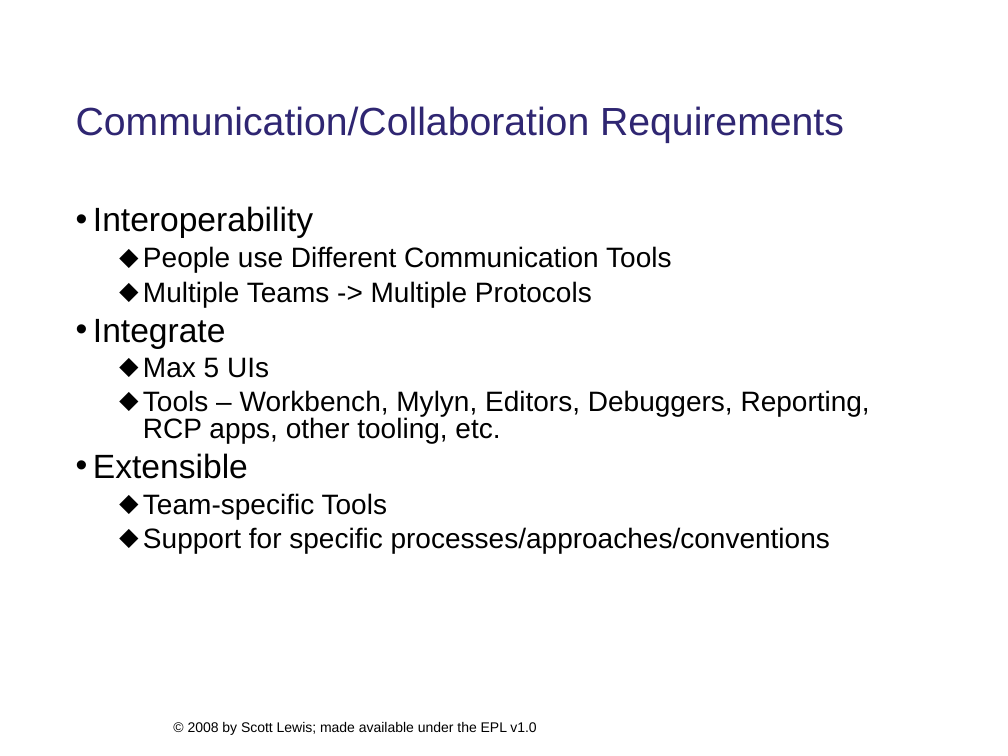
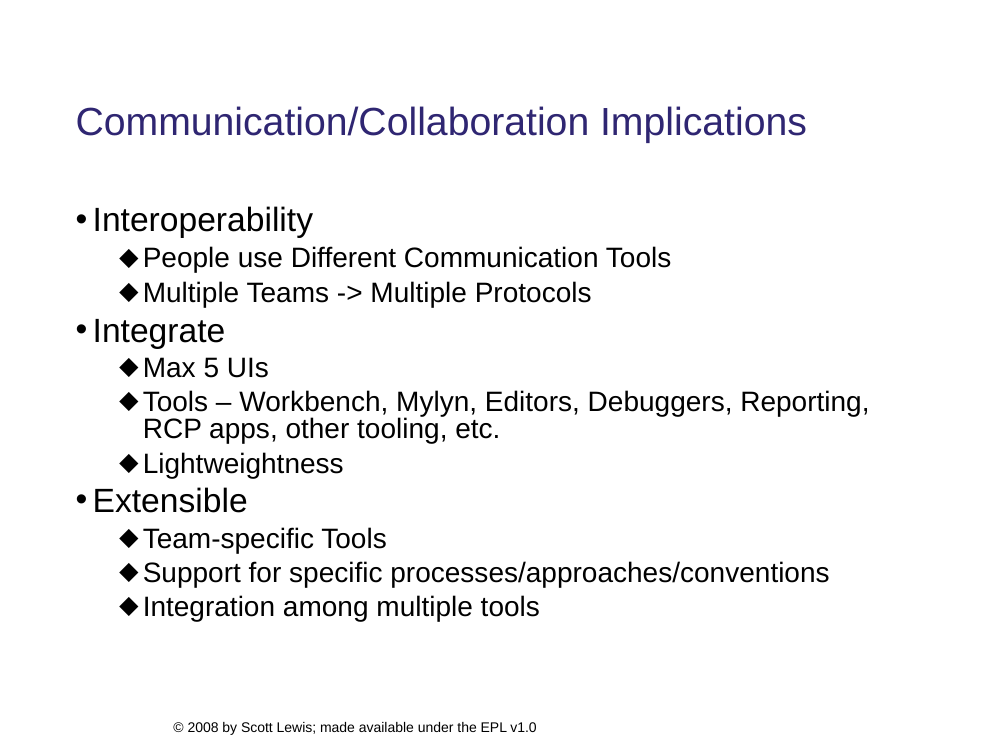
Before and after one commit to eclipse/ecf-website, a slide deck: slide 3 of presentations/eclipsecon2008/longtalk134/ecf_eclipsecon2008_134_DRAFT.ppt. Drawn at 1008x756 pixels with LibreOffice and Linux fonts; fonts in the diff are those of the drawing; background and template pictures are left out. Boxes give left, top, right and bottom in pixels: in the first picture for what was removed or moved away, otherwise in the second. Text is boxed around its words. In the diff, an @@ line names an element or a change of style, - is before the commit and + after.

```diff
--- a/presentations/eclipsecon2008/longtalk134/ecf_eclipsecon2008_134_DRAFT.ppt
+++ b/presentations/eclipsecon2008/longtalk134/ecf_eclipsecon2008_134_DRAFT.ppt
@@ title at (x1=76, y1=106, x2=807, y2=143): text changed @@
-Communication/Collaboration Requirements
+Communication/Collaboration Implications
@@ text at (x1=143, y1=246, x2=869, y2=587): indent changed @@
@@ text at (x1=143, y1=452, x2=344, y2=478): paragraph added @@
+  ⬥ Lightweightness
@@ text at (x1=143, y1=595, x2=540, y2=621): paragraph added @@
+  ⬥ Integration among multiple tools
```
Also in this commit, not shown: 15 other slides changed, 1 other file.
